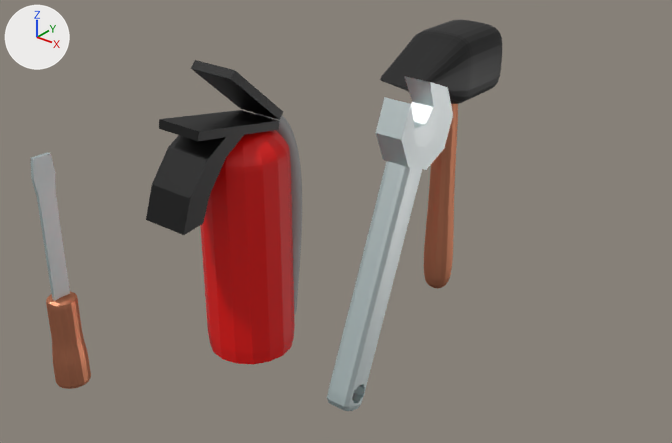
The Blender file GGJ2020/Assets/toolsCurrent.blend as it was, and as the next commit left it.
Rendered twice from a 50 mm camera at (24.3, -26.1, 21.3) aimed at (3.9, -0.6, 5.4). The lights are fixed; the arrows at upper left show +X, +Y and +Z.

The first picture shows 'FireExt', 'HammerHead', 'ScrewdriverHandle', 'Wrench'.
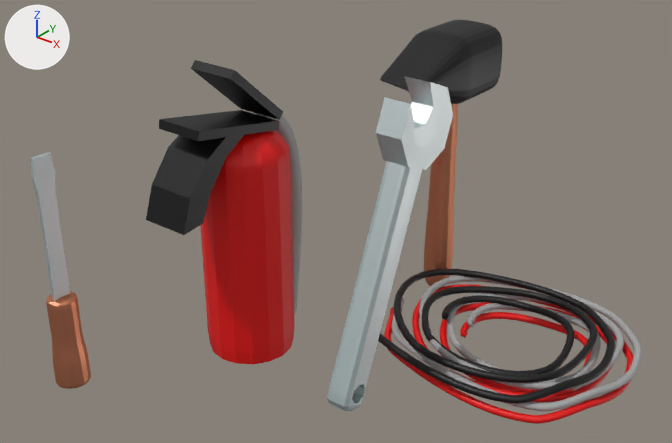
Commit message: updated tools .blend with wire/wirekit model

What differs and where, as boxes (x1, y1, x2, y2) in the pictures (672 x 443 px):
'Wires', added: after (378, 269, 642, 424)
    faces in mat_black (black #000000): (378, 269, 615, 404)
    faces in mat_gray (grey #a5a5a5): (391, 276, 642, 411)
    faces in mat_red (red #e70300): (384, 285, 633, 424)

What changed in the scene script:
```text
Add me_nurbspath_002:
    me_nurbspath_002.from_pydata(...)  # 6084 vertices, 6048 faces; spans x -2.47..2.06, y -1.74..1.98, z -0.22..0.28
    me_nurbspath_002.polygons.foreach_set('use_smooth', [True] * 6048)
    # faces by material slot: [2016, 2016, 2016]
    me_nurbspath_002.materials.append(mat_gray)  # grey #a5a5a5
    me_nurbspath_002.materials.append(mat_red)  # red #e70300
    me_nurbspath_002.materials.append(mat_black)  # black #000000
Add ob_wires:
    ob_wires = bpy.data.objects.new('Wires', me_nurbspath_002)
    ob_wires.location = (9.46, 3.54, 0.14)
    ob_wires.scale = (2.52, 2.52, 2.52)
```
